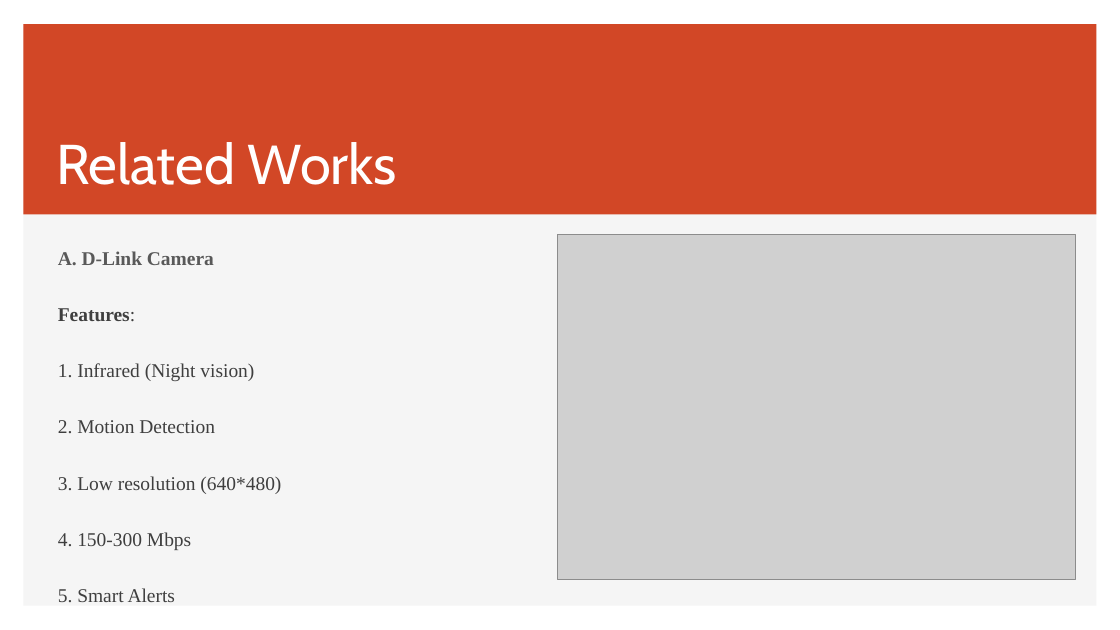
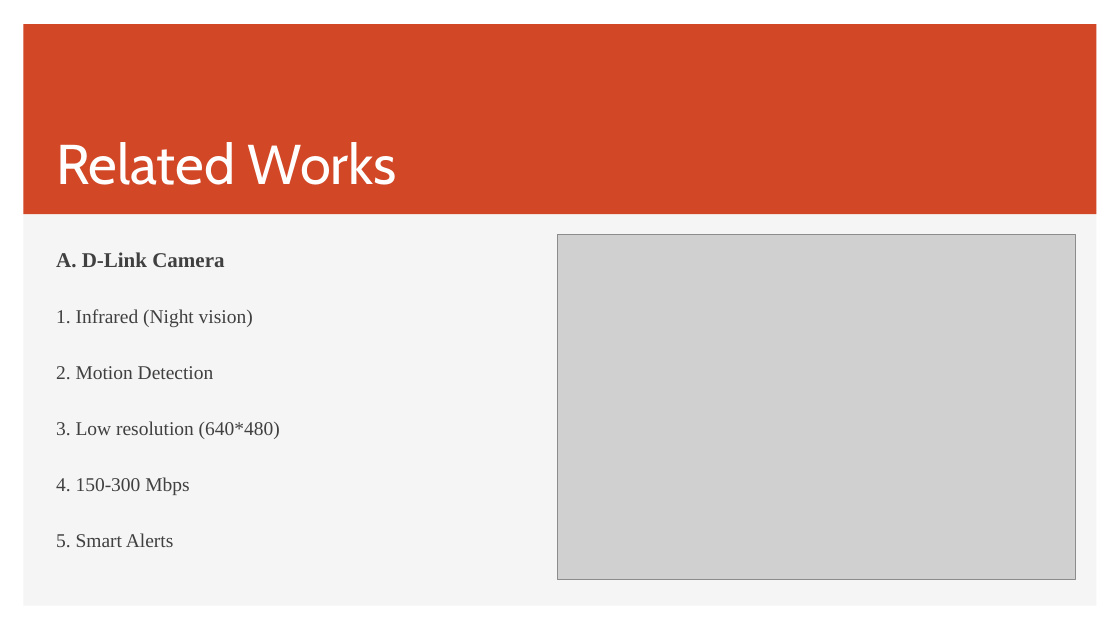
Before and after one commit to prajwollamichhane11/embeddedSystemProjectReport, a slide deck: slide 4 of Embedded System Presentation.pptx. Drawn at 1120x630 pixels with LibreOffice and Linux fonts; fonts in the diff are those of the drawing; grey boxes stand for pictures. Boxes give left, top, right and bottom in pixels: in the first picture for what was removed or moved away, otherwise in the second. Text is boxed around its words. In the diff, an @@ line names an element or a change of style, - is before the commit and + after.

```diff
--- a/Embedded System Presentation.pptx
+++ b/Embedded System Presentation.pptx
@@ text "A. D-Link Camera" at <box>56,252,280,547</box>: size 16.7 to 18 pt, text colour #595959 to #404040 in "A. D-Link Camera"; text colour #3F3F3F to #404040 in "1. Infrared (Night vision)", "2. Motion Detection", "3. Low resolution (640*480)", "4. 150-300 Mbps" and 1 more places @@
@@ text at <box>58,308,135,321</box>: paragraph removed @@
-Features:
```
Also in this commit, not shown: 7 other slides changed, 1 slide added, 2 slides removed, 1 other file.
